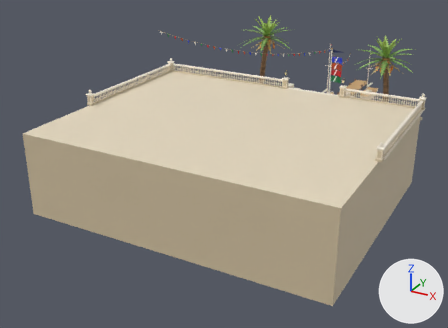
What one commit did to the glTF model apps/client/public/env/club.glb.
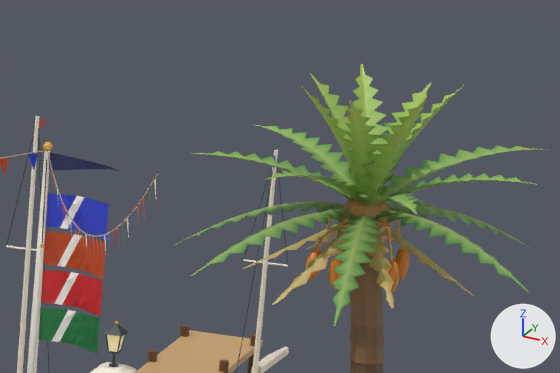
The first picture shows the older version from a camera (50 mm lens) standing at (26.3, -51.8, 20.0) and looking at (-4.4, 4.0, -7.9). The close-ups show the older and then the newer version on the part from 72% to 93% of the width and 7% to 26% of the height of that picture. Only the edits that show in the close-ups are written down. The lights are fixed; the arrows at lower right show +X, +Y and +Z. Where no turn or scale is listed for an object, it has been applied to the vertices. Vertices at exactly the same position are counted once.

The older version as bpy lines, for what is in view:
```python
me_mesh_13 = bpy.data.meshes.new('Mesh_13')
me_mesh_13.from_pydata(...)  # 1865 vertices, 2568 faces; spans x -3.71..3.14, y -3.39..3.42, z -1.94..1.94
me_mesh_13.materials.append(mat_defaultmaterial_013)
me_mesh_3 = bpy.data.meshes.new('Mesh_3')
me_mesh_3.from_pydata(...)  # 173 vertices, 227 faces; spans x -1.0..1.0, y -1.0..1.0, z -1.0..1.0
me_mesh_3.materials.append(mat_defaultmaterial_003)
me_mesh_5 = bpy.data.meshes.new('Mesh_5')
me_mesh_5.from_pydata(...)  # 84 vertices, 138 faces; spans x -1.0..1.0, y -1.0..1.0, z -1.0..1.0
me_mesh_5.materials.append(mat_defaultmaterial_005)
ob_mesh_13 = bpy.data.objects.new('Mesh_13', me_mesh_13)
ob_mesh_13.location = (10.23, 13.05, 4.2)
ob_mesh_3 = bpy.data.objects.new('Mesh_3', me_mesh_3)
ob_mesh_3.location = (4.95, 12.85, 2.38)
ob_mesh_3.scale = (0.608, 0.231, 1.88)
ob_mesh_5_001 = bpy.data.objects.new('Mesh_5.001', me_mesh_5)
ob_mesh_5_001.location = (6.7, 9.98, 0.99)
ob_mesh_5_001.scale = (0.32, 0.32, 0.993)
# also in view: 'Mesh_1' at (0.0, 8.8, -3.6); 'Mesh_2' at (3.0, 13.0, 0.3); 'Mesh_14' at (0.4, 22.5, -1.6); 'Mesh_4' at (3.0, 3.6, 6.2); 'Mesh_17' at (4.6, 27.5, -2.1)
```
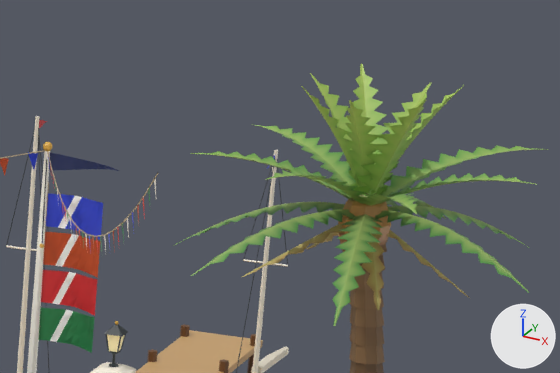
The change, as a diff of the scene's bpy script:
```diff
--- a/apps/client/public/env/club.glb.py
+++ b/apps/client/public/env/club.glb.py
@@ me_mesh_3 @@
 me_mesh_3.from_pydata(...)  # 173 vertices, 227 faces; spans x -1.0..1.0, y -1.0..1.0, z -1.0..1.0
 # used by ob_mesh_3; location = (4.95, 12.85, 2.38); scale = (0.608, 0.231, 1.88)
+# me_mesh_3 part 1: 152 of 173 vertices moved; they spanned x -0.98..0.79, y -0.99..0.48, z -1.0..0.59 and now span x -0.98..0.63, y -0.99..0.34, z -1.0..0.59; mean shift (-0.08, -0.08, 0.0); largest move (0.77, 0.48, 0.52) -> (0.62, 0.34, 0.52)
 me_mesh_3.materials.append(mat_defaultmaterial_003)
@@ me_mesh_13 @@
 # used by ob_mesh_13; location = (10.23, 13.05, 4.2)
-me_mesh_13.from_pydata(...)  # 1865 vertices, 2568 faces; spans x -3.71..3.14, y -3.39..3.42, z -1.94..1.94
+me_mesh_13.from_pydata(...)  # 1513 vertices, 1952 faces; spans x -3.71..3.14, y -3.39..3.42, z -1.94..1.94
+# me_mesh_13 part 2: the loose piece of 42 vertices spanning x 0.41..0.69, y -0.44..-0.15, z -1.8..-1.17 is deleted
+# me_mesh_13 part 3: the loose piece of 42 vertices spanning x -1.07..-0.82, y -0.11..0.22, z -1.79..-1.22 is deleted
+# me_mesh_13 part 4: the loose piece of 42 vertices spanning x -0.49..-0.19, y -0.79..-0.52, z -1.75..-1.12 is deleted
+# me_mesh_13 part 5: the loose piece of 42 vertices spanning x 0.35..0.61, y 0.49..0.8, z -1.76..-1.16 is deleted
+# me_mesh_13 part 6: 36 vertices moved from x -0.22..0.99, y -1.71..0.12, z -1.64..-0.53 to x -0.24..0.77, y -1.81..0.1, z -1.68..-0.53; 218 vertices removed from x -2.22..1.99, y -1.56..1.55, z -1.94..-0.47; 76 vertices added at x -1.97..1.77, y -0.99..0.68, z -1.94..-0.47
+# other edits to the shape of me_mesh_13 do not show in these pictures
 me_mesh_13.materials.append(mat_defaultmaterial_013)
@@ ob_mesh_3 @@
 ob_mesh_3 = bpy.data.objects.new('Mesh_3', me_mesh_3)
-ob_mesh_3.location = (4.95, 12.85, 2.38)
-ob_mesh_3.scale = (0.608, 0.231, 1.88)
+ob_mesh_3.location = (4.95, 12.85, 2.39)
+ob_mesh_3.scale = (0.608, 0.231, 1.87)
```

Boxes (x1, y1, x2, y2) around the edits, measured in the close-ups (560 x 373 px; the box of a moved part takes in the faces that stretch with it):
'Mesh_3', reshaped, moved, rescaled
    before: (39, 153, 119, 354)
    after: (39, 153, 119, 353)
part 1 of me_mesh_3, moved or reshaped
    before: (47, 195, 109, 354)
    after: (47, 195, 103, 353)
part 2 of me_mesh_13, deleted
    before: (385, 260, 400, 293)
part 3 of me_mesh_13, deleted
    before: (306, 248, 321, 280)
part 4 of me_mesh_13, deleted
    before: (329, 257, 343, 290)
part 5 of me_mesh_13, deleted
    before: (395, 249, 410, 280)
part 6 of me_mesh_13, cut back
    before: (243, 217, 474, 305)
    after: (242, 224, 471, 299)
